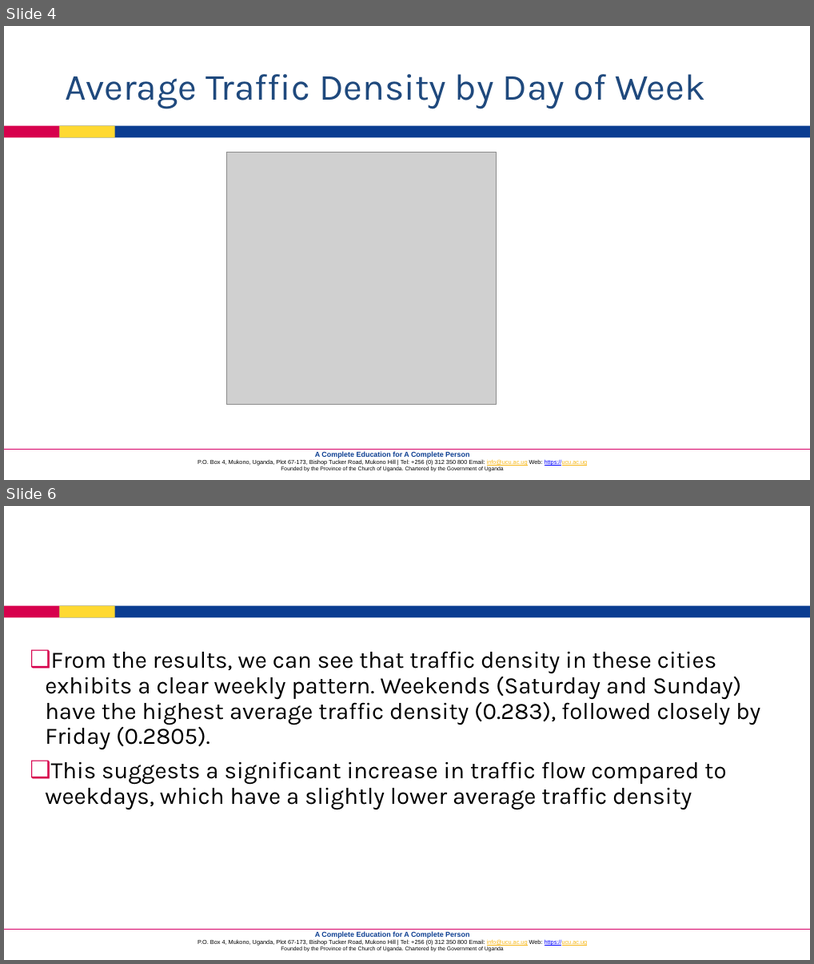
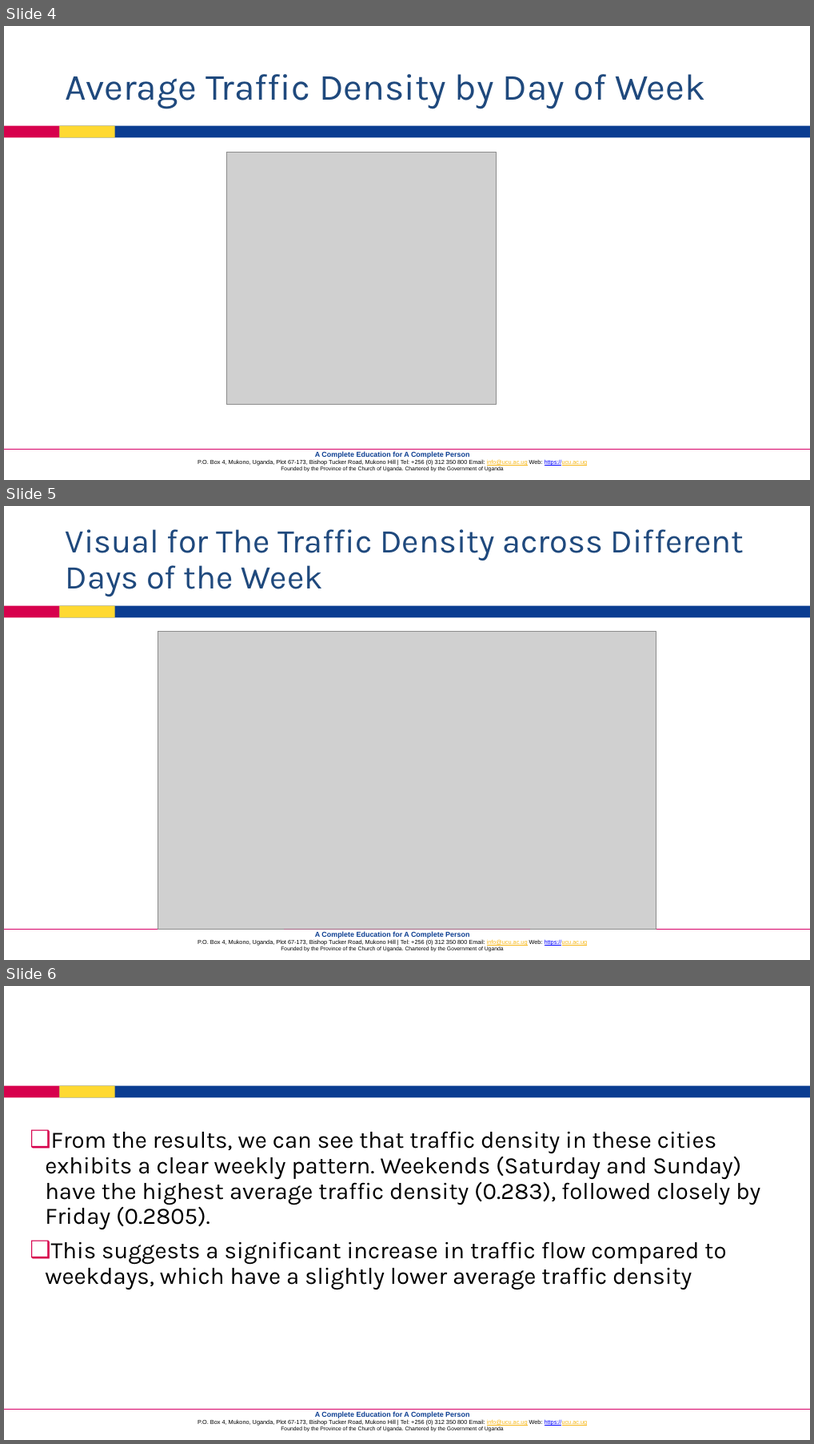
Before and after one commit to ChuckJovans/DSLC-FINAL-EXAM-GALIWANGO-CHARLES-JOVANS, a slide deck: Jovans Charles Part C 2 traffic data presentation.pptx. Shown one above the other, each under a label of ours: slides 4 and 6 before the commit, slides 4, 5 and 6 after it; the slides between them are not shown. The pictures are 814x964 and 814x1444 pixels, drawn with LibreOffice and Linux fonts; fonts in the diff are those of the drawing; grey boxes stand for pictures; background and template pictures are left out. Boxes give left, top, right and bottom in pixels: in the first picture for what was removed or moved away, otherwise in the second. Text is boxed around its words. In the diff, an @@ line names an element or a change of style, - is before the commit and + after.

```diff
--- a/Jovans Charles Part C 2 traffic data presentation.pptx
+++ b/Jovans Charles Part C 2 traffic data presentation.pptx
@@ slide 5 added at <box>4,506,810,960</box>, background #FFFFFF; not listed: 5 template elements that a slide beside it also shows @@
@@ title added at <box>66,529,745,596</box>, 39.6 pt, text #1F497D @@
+Visual for The Traffic Density across Different Days of the Week
@@ picture added at <box>158,632,656,928</box> @@
```
Also in this commit, not shown: 2 slides changed, 1 slide removed.
